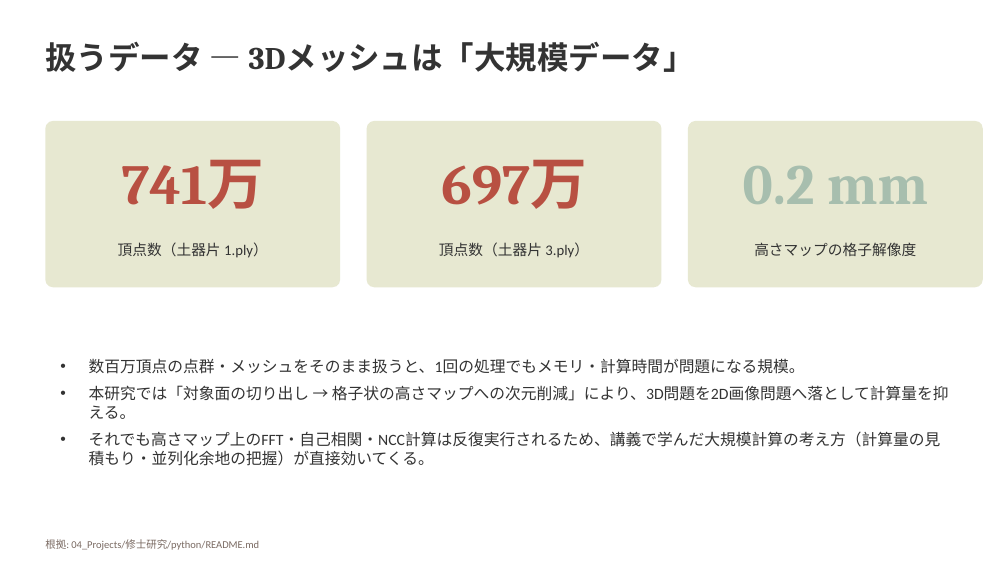
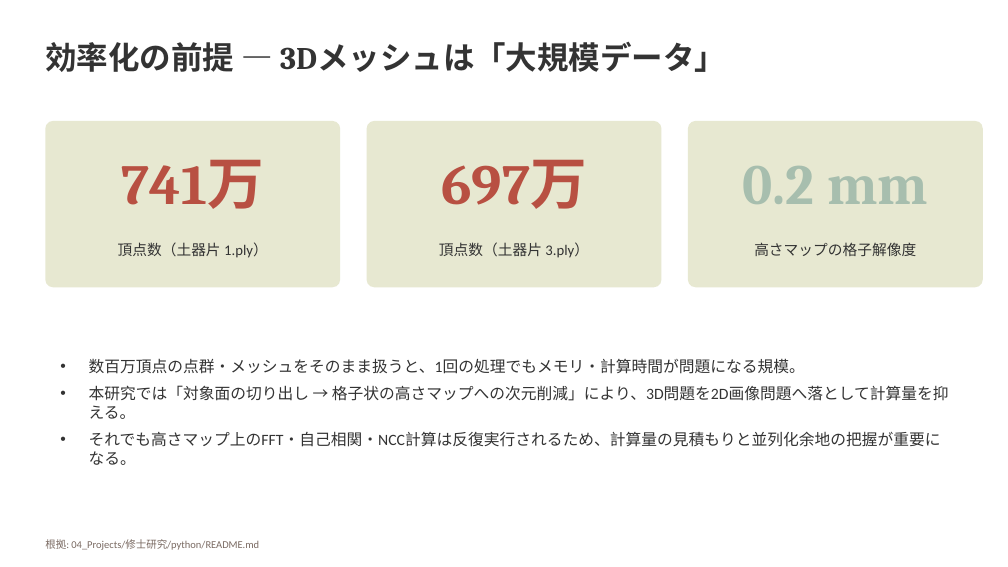
Before and after one commit to Ryusan09/MultivariatAanalysis, a slide deck: slide 6 of 13/第13回発表_修士研究と大規模計算.pptx (slide 3 before the commit). Drawn at 1008x567 pixels with LibreOffice and Linux fonts; fonts in the diff are those of the drawing. Boxes give left, top, right and bottom in pixels: in the first picture for what was removed or moved away, otherwise in the second. Text is boxed around its words. In the diff, an @@ line names an element or a change of style, - is before the commit and + after.

```diff
--- a/13/第13回発表_修士研究と大規模計算.pptx
+++ b/13/第13回発表_修士研究と大規模計算.pptx
@@ text at <box>45,42,726,72</box>: text changed @@
-扱うデータ — 3Dメッシュは「大規模データ」
+効率化の前提 — 3Dメッシュは「大規模データ」
@@ text at <box>89,432,941,465</box>: text changed @@
-• それでも高さマップ上のFFT・自己相関・NCC計算は反復実行されるため、講義で学んだ大規模計算の考え方（計算量の見積もり・並列化余地の把握）が直接効いてくる。
+• それでも高さマップ上のFFT・自己相関・NCC計算は反復実行されるため、計算量の見積もりと並列化余地の把握が重要になる。
```
Also in this commit, not shown: 5 other slides changed.
